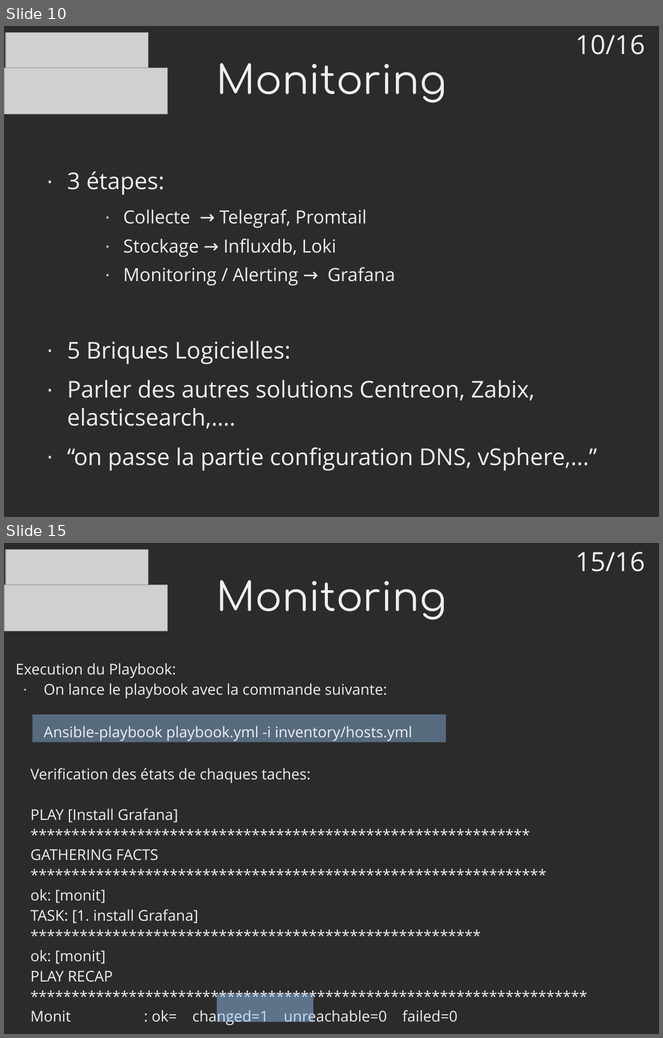
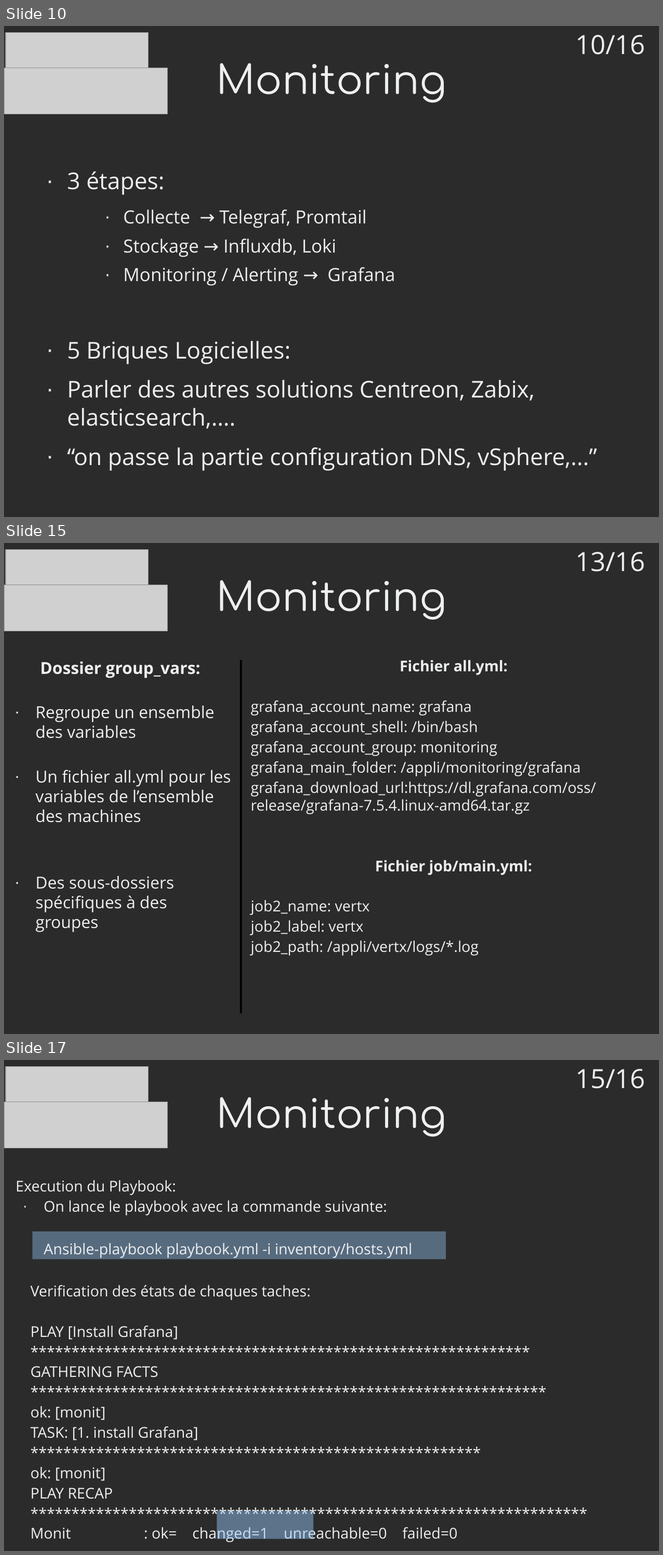
Before and after one commit to mrwormo/rapport_de_stage, a slide deck: files/prez.odp. Shown one above the other, each under a label of ours: slides 10 and 15 before the commit, slides 10, 15 and 17 after it; the slides between them are not shown. The pictures are 663x1038 and 663x1555 pixels, drawn with LibreOffice and Linux fonts; fonts in the diff are those of the drawing; grey boxes stand for pictures; background and template pictures are left out; a plain dark background stands for a picture behind light text. Boxes give left, top, right and bottom in pixels: in the first picture for what was removed or moved away, otherwise in the second. Text is boxed around its words. In the diff, an @@ line names an element or a change of style, - is before the commit and + after.

```diff
--- a/files/prez.odp
+++ b/files/prez.odp
@@ slide 15 added at box(4, 543, 659, 1034), background picture (left out) @@
@@ picture added at box(6, 550, 149, 590) @@
@@ text added at box(575, 552, 646, 572), 32 pt, text #EEEFF0 @@
+13/16
@@ picture added at box(4, 585, 168, 631) @@
@@ title added at box(217, 580, 447, 620), 48 pt, text #EEEFF0 @@
+Monitoring
@@ text added at box(36, 662, 231, 932), 20 pt, text #EEEFF0 @@
+Dossier group_vars:
+· Regroupe un ensemble des variables
+· Un fichier all.yml pour les variables de l’ensemble des machines
+· Des sous-dossiers spécifiques à des groupes
@@ line added from (241, 660) to (241, 1014), #000000 2.3 pt @@
@@ text added at box(251, 660, 597, 956), 18 pt, text #EEEFF0 @@
+Fichier all.yml:
+grafana_account_name: grafana
+grafana_account_shell: /bin/bash
+grafana_account_group: monitoring
+grafana_main_folder: /appli/monitoring/grafana
+grafana_download_url:https://dl.grafana.com/oss/release/grafana-7.5.4.linux-amd64.tar.gz
+Fichier job/main.yml:
+job2_name: vertx
+job2_label: vertx
+job2_path: /appli/vertx/logs/*.log
@@ what was slide 15 is now slide 17 @@
```
Also in this commit, not shown: 4 slides changed, 1 other slide added, 1 other file.
